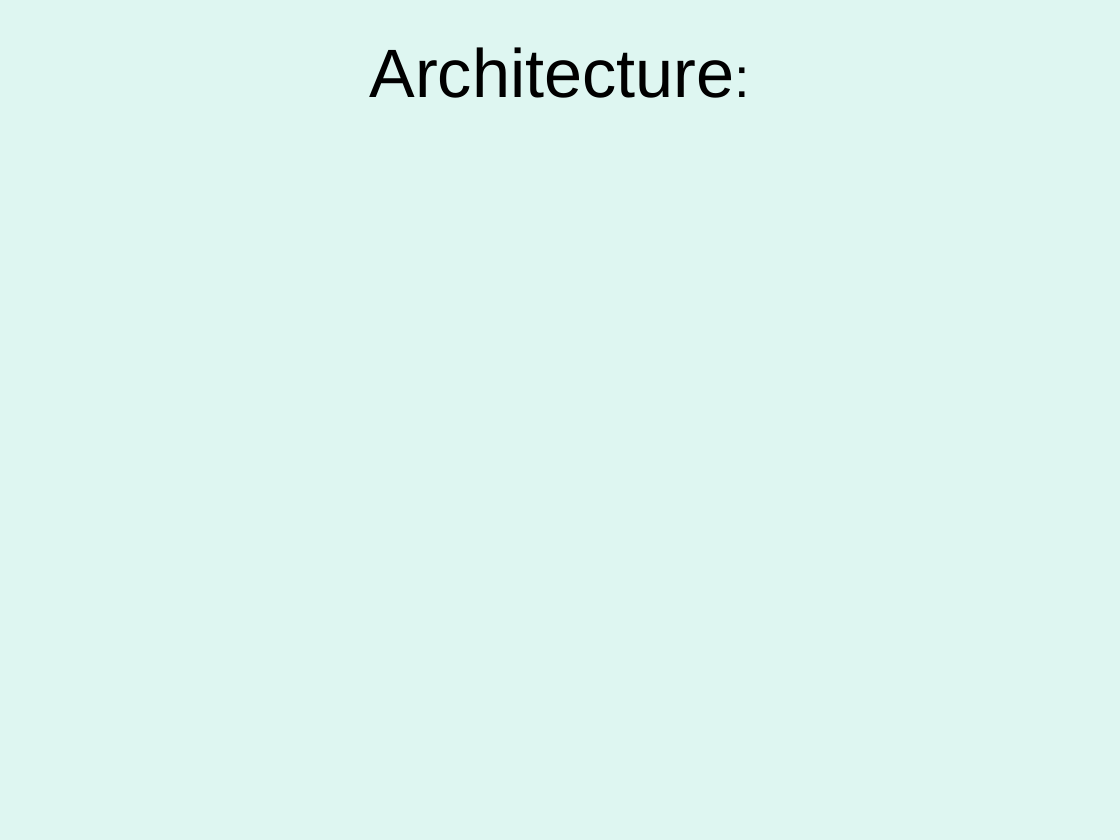
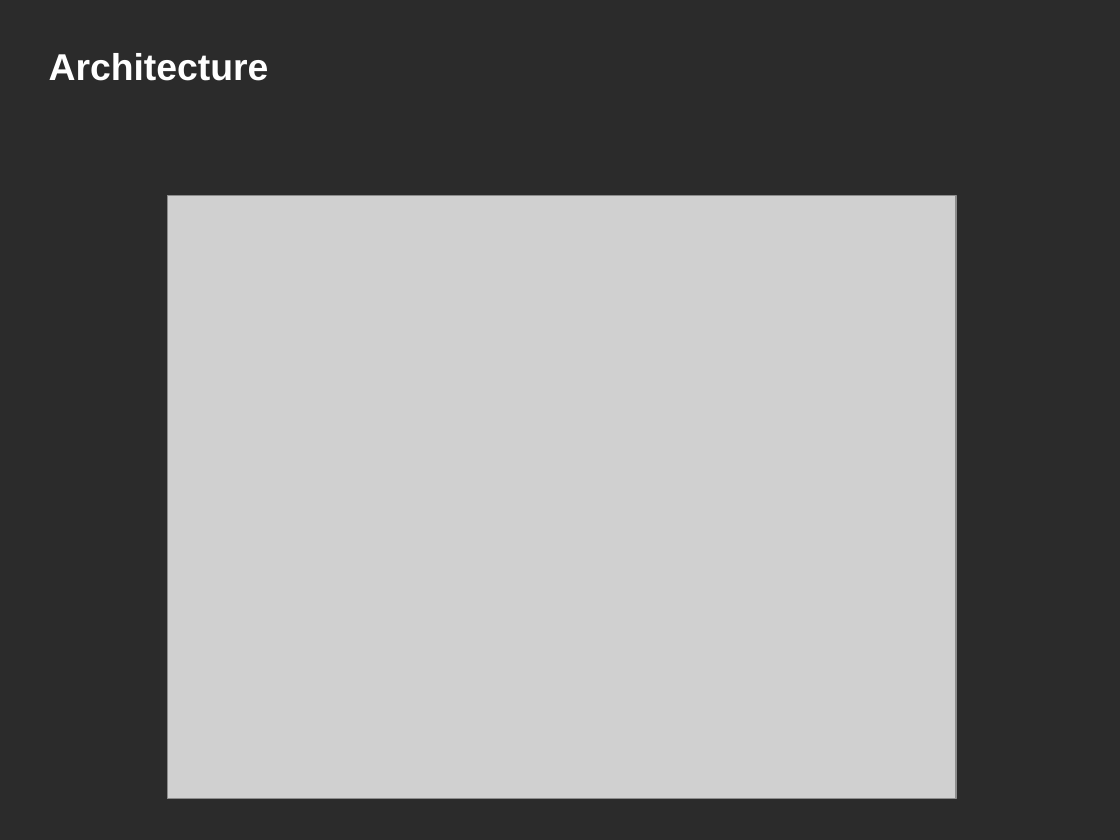
Before and after one commit to NCIP/camod-docs, a slide deck: slide 16 of CABIG compliance/caMOD 2.5 VCDE Submission/caMOD_Interoperability_Review_2009.ppt (slide 10 before the commit). Drawn at 1120x840 pixels with LibreOffice and Linux fonts; fonts in the diff are those of the drawing; grey boxes stand for pictures; background and template pictures are left out; a plain dark background stands for a picture behind light text. Boxes give left, top, right and bottom in pixels: in the first picture for what was removed or moved away, otherwise in the second. Text is boxed around its words. In the diff, an @@ line names an element or a change of style, - is before the commit and + after.

Commit message:
updated
SVN-Revision: 4011

```diff
--- a/CABIG compliance/caMOD 2.5 VCDE Submission/caMOD_Interoperability_Review_2009.ppt
+++ b/CABIG compliance/caMOD 2.5 VCDE Submission/caMOD_Interoperability_Review_2009.ppt
@@ background #DEF6F1 to picture (left out) @@
@@ title at bbox=[49, 53, 269, 81]: text changed; size 44 to 24 pt; text colour #000000 to #FFFFFF; bold on @@
-Architecture:
+Architecture
@@ picture added at bbox=[167, 195, 955, 799] @@
```
Also in this commit, not shown: 2 other slides changed, 21 slides added, 7 slides removed.
